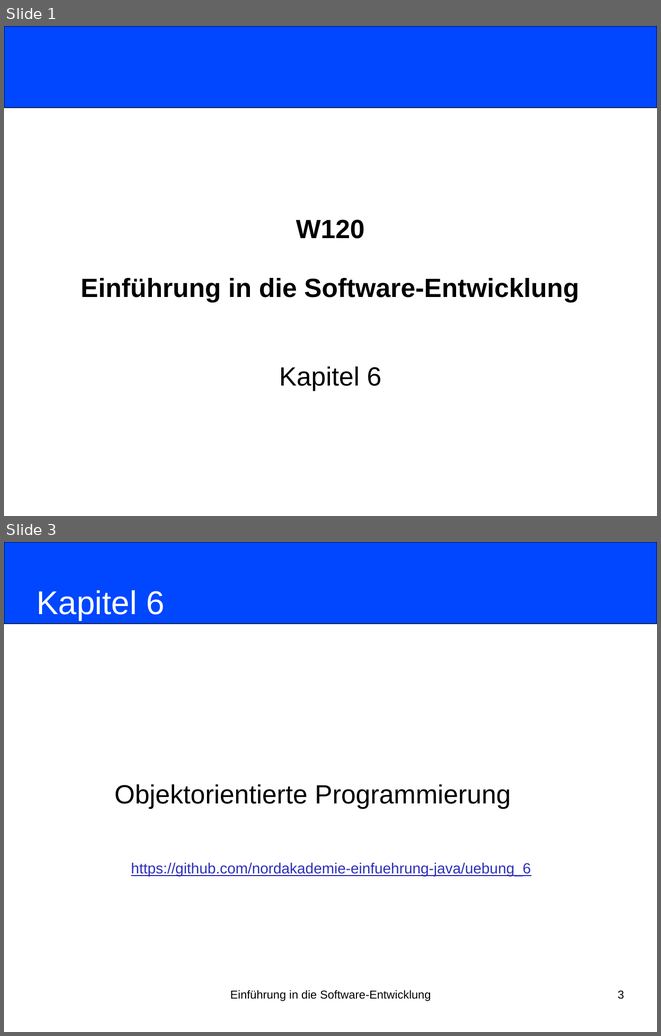
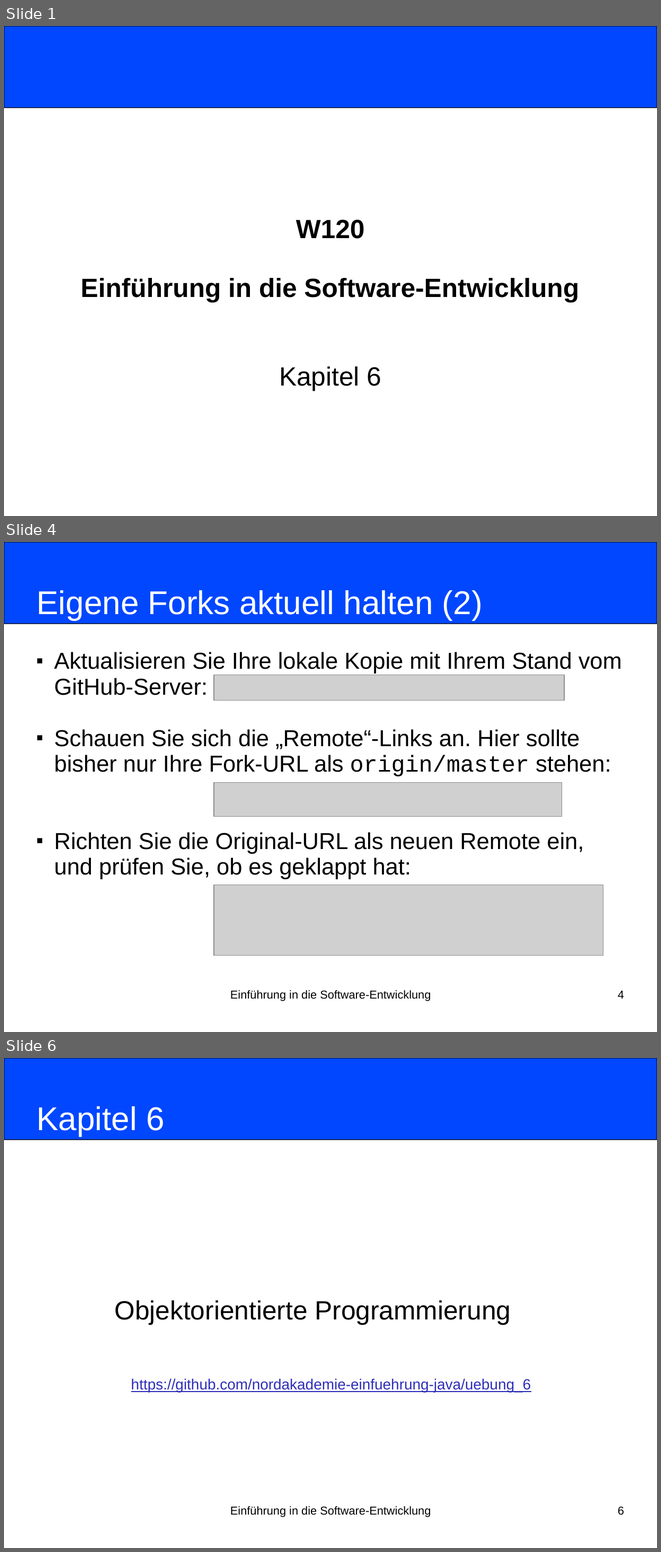
Before and after one commit to nordakademie-einfuehrung-java/vorlesungsskript, a slide deck: folien/Semester_03_Termin_07_Kapitel06.pptx. Shown one above the other, each under a label of ours: slides 1 and 3 before the commit, slides 1, 4 and 6 after it; the slides between them are not shown. The pictures are 661x1036 and 661x1552 pixels, drawn with LibreOffice and Linux fonts; fonts in the diff are those of the drawing; grey boxes stand for pictures. Boxes give left, top, right and bottom in pixels: in the first picture for what was removed or moved away, otherwise in the second. Text is boxed around its words. In the diff, an @@ line names an element or a change of style, - is before the commit and + after.

Commit message:
Switched git-cli intro with re-fork

```diff
--- a/folien/Semester_03_Termin_07_Kapitel06.pptx
+++ b/folien/Semester_03_Termin_07_Kapitel06.pptx
@@ slide 4 added at bbox=[4, 542, 657, 1032], background #FFFFFF @@
@@ rounded rectangle added at bbox=[4, 542, 657, 624], fill #0047FF, outline #000000 0.75 pt @@
@@ title added at bbox=[37, 590, 483, 620], 40 pt, text #FFFFFF @@
+Eigene Forks aktuell halten (2)
@@ subtitle added at bbox=[54, 652, 622, 879], 28 pt, text #000000 @@
+■ Aktualisieren Sie Ihre lokale Kopie mit Ihrem Stand vom GitHub-Server:
+■ Schauen Sie sich die „Remote“-Links an. Hier sollte bisher nur Ihre Fork-URL als origin/master stehen:
+■ Richten Sie die Original-URL als neuen Remote ein, und prüfen Sie, ob es geklappt hat:
@@ picture added at bbox=[214, 674, 565, 700] @@
@@ picture added at bbox=[214, 782, 562, 816] @@
@@ picture added at bbox=[214, 885, 603, 955] @@
@@ text added at bbox=[230, 990, 431, 1000], 14 pt, text #000000 @@
+Einführung in die Software-Entwicklung
@@ page number added at bbox=[618, 990, 624, 998], 14 pt, text #000000 @@
+4
@@ what was slide 3 is now slide 6 @@
@@ page number at bbox=[618, 1506, 624, 1515]: text changed @@
-3
+6
```
Also in this commit, not shown: 3 other slides added, 1 slide removed, 1 other file.
